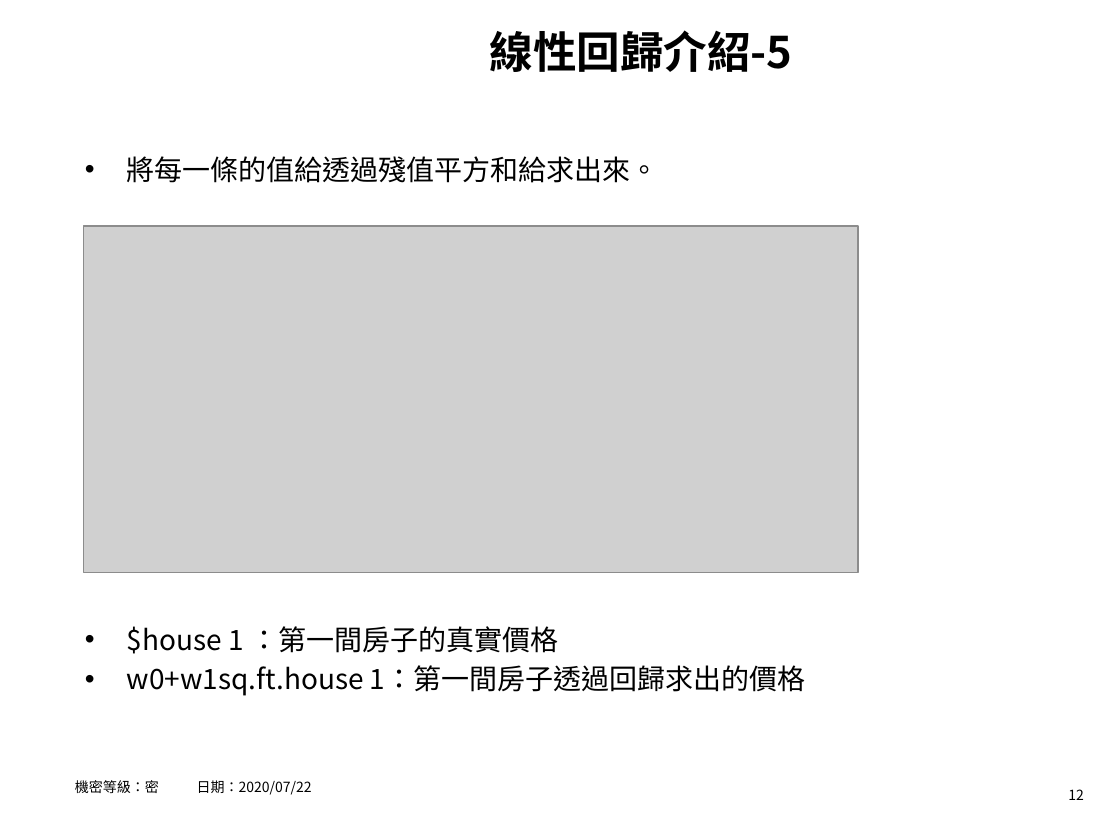
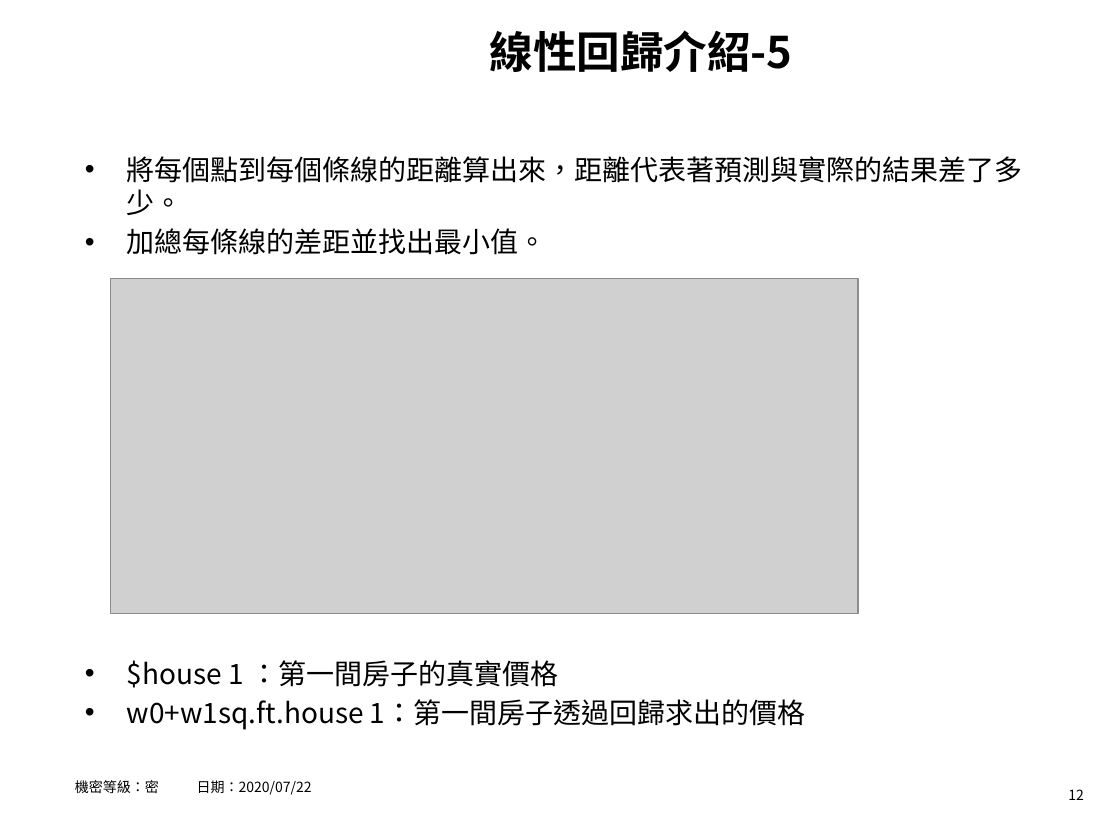
Before and after one commit to hrne/FINAL_REPORT, a slide deck: slide 12 of AI_Report/AI應用-不動產價格預測.pptx. Drawn at 1120x840 pixels with LibreOffice and Linux fonts; fonts in the diff are those of the drawing; grey boxes stand for pictures; background and template pictures are left out. Boxes give left, top, right and bottom in pixels: in the first picture for what was removed or moved away, otherwise in the second. Text is boxed around its words. In the diff, an @@ line names an element or a change of style, - is before the commit and + after.

```diff
--- a/AI_Report/AI應用-不動產價格預測.pptx
+++ b/AI_Report/AI應用-不動產價格預測.pptx
@@ text at (x1=127, y1=156, x2=1023, y2=255): text changed @@
-• 將每一條的值給透過殘值平方和給求出來。
+• 將每個點到每個條線的距離算出來，距離代表著預測與實際的結果差了多少。
+• 加總每條線的差距並找出最小值。
@@ picture resized from (x1=84, y1=226, x2=858, y2=572) to (x1=110, y1=279, x2=858, y2=614) @@
```
Also in this commit, not shown: 13 other slides changed.
